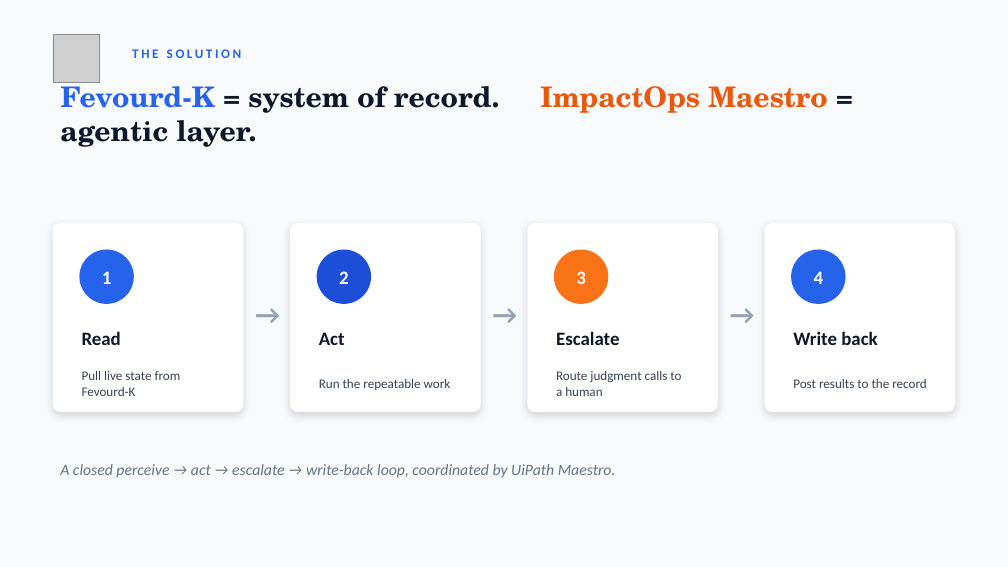
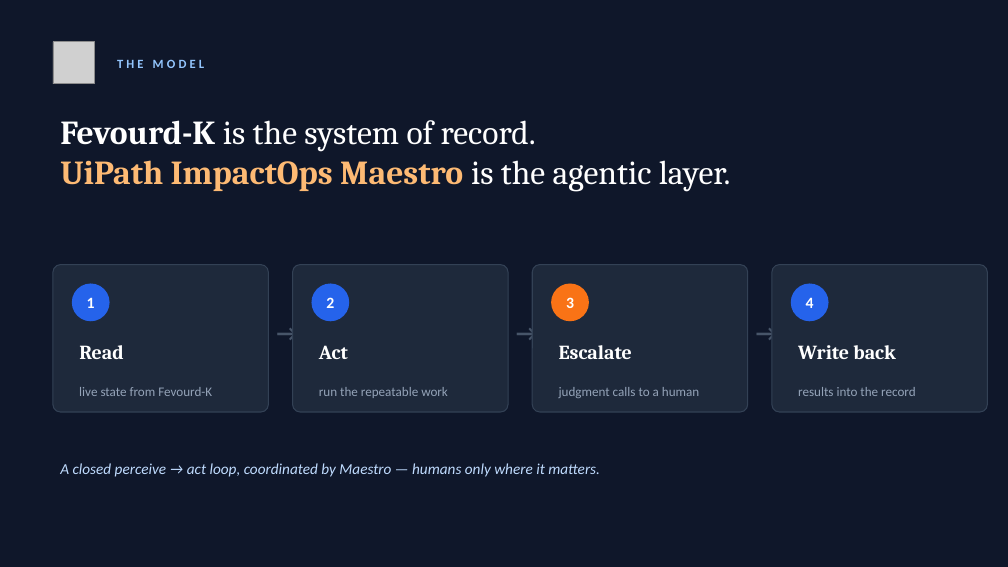
Before and after one commit to vikas-guru/fevourdk, a slide deck: slide 4 of docs/agenthack-deck.pptx. Drawn at 1008x567 pixels with LibreOffice and Linux fonts; fonts in the diff are those of the drawing; grey boxes stand for pictures. Boxes give left, top, right and bottom in pixels: in the first picture for what was removed or moved away, otherwise in the second. Text is boxed around its words. In the diff, an @@ line names an element or a change of style, - is before the commit and + after.

```diff
--- a/docs/agenthack-deck.pptx
+++ b/docs/agenthack-deck.pptx
@@ background #F8FAFC to #0F172A @@
@@ picture: place and size @@
-picture at (53,34,100,82)
+picture at (53,42,95,84)
@@ text at (117,59,204,68): text changed; size 12.5 to 12 pt; text colour #2563EB to #93C5FD @@
-THE SOLUTION
+THE MODEL
@@ text at (60,120,731,192): text changed; size 27 to 32 pt; font TeX Gyre Schola to Cambria; text colour #0F172A to #FFFFFF; bold off @@
-Fevourd-K = system of record. ImpactOps Maestro = agentic layer.
+Fevourd-K is the system of record.
+UiPath ImpactOps Maestro is the agentic layer.
@@ rounded rectangle: place and size @@
-rounded rectangle at (53,223,243,412)
+rounded rectangle at (53,265,268,412)
@@ rounded rectangle: place and size @@
-rounded rectangle at (290,223,481,412)
+rounded rectangle at (293,265,508,412)
@@ rounded rectangle: place and size @@
-rounded rectangle at (528,223,718,412)
+rounded rectangle at (532,265,748,412)
@@ fill #FFFFFF to #1E293B; outline none to #334155 1 pt; shadow off; proportions changed in 4 elements at (53,265,268,412), (293,265,508,412), (532,265,748,412), (772,265,988,412) @@
@@ rounded rectangle: place and size @@
-rounded rectangle at (765,223,955,412)
+rounded rectangle at (772,265,988,412)
@@ size 18 to 15 pt in 4 elements at (806,297,814,308), (566,297,574,308), (326,297,334,308), (87,297,95,308) @@
@@ text "1": place and size @@
-text "1" at (102,271,112,284)
+text "1" at (87,297,95,308)
@@ ellipse: place and size @@
-ellipse at (79,250,134,304)
+ellipse at (72,284,110,321)
@@ text "2": place and size @@
-text "2" at (339,271,349,284)
+text "2" at (326,297,334,308)
@@ ellipse: place and size @@
-ellipse at (317,250,371,304)
+ellipse at (312,284,349,321)
@@ ellipse at (312,284,349,321): fill #1D4ED8 to #2563EB @@
@@ text "3": place and size @@
-text "3" at (576,271,586,284)
+text "3" at (566,297,574,308)
@@ ellipse: place and size @@
-ellipse at (554,250,609,304)
+ellipse at (551,284,589,321)
@@ text "4": place and size @@
-text "4" at (814,271,824,284)
+text "4" at (806,297,814,308)
@@ ellipse: place and size @@
-ellipse at (791,250,845,304)
+ellipse at (791,284,829,321)
@@ text "→": place and size @@
-text "→" at (248,295,286,333)
+text "→" at (269,310,293,355)
@@ text "→": place and size @@
-text "→" at (485,295,523,333)
+text "→" at (509,310,533,355)
@@ size 26 to 22 pt, text colour #94A3B8 to #475569 in 3 elements at (269,310,293,355), (509,310,533,355), (749,310,773,355) @@
@@ text "→": place and size @@
-text "→" at (722,295,760,333)
+text "→" at (749,310,773,355)
@@ text "Read": place and size @@
-text "Read" at (82,331,121,345)
+text "Read" at (79,345,123,359)
@@ text "Act": place and size @@
-text "Act" at (319,332,345,345)
+text "Act" at (319,345,348,359)
@@ text "Escalate": place and size @@
-text "Escalate" at (556,331,619,345)
+text "Escalate" at (559,345,632,359)
@@ size 18 to 19 pt, font Calibri to Cambria, text colour #0F172A to #FFFFFF in 4 elements at (79,345,123,359), (319,345,348,359), (559,345,632,359), (798,345,895,359) @@
@@ text "Write back": place and size @@
-text "Write back" at (793,331,877,345)
+text "Write back" at (798,345,895,359)
@@ text at (79,387,212,396): text changed; text colour #334155 to #94A3B8 @@
-Pull live state from Fevourd-K
+live state from Fevourd-K
@@ text at (319,387,448,398): text changed; text colour #334155 to #94A3B8 @@
-Run the repeatable work
+run the repeatable work
@@ text at (559,387,699,398): text changed; text colour #334155 to #94A3B8 @@
-Route judgment calls to a human
+judgment calls to a human
@@ text at (798,387,916,396): text changed; text colour #334155 to #94A3B8 @@
-Post results to the record
+results into the record
@@ text at (60,463,600,477): text changed; size 15 to 14.5 pt; text colour #64748B to #BFDBFE @@
-A closed perceive → act → escalate → write-back loop, coordinated by UiPath Maestro.
+A closed perceive → act loop, coordinated by Maestro — humans only where it matters.
```
Also in this commit, not shown: 3 other slides changed, 9 slides added, 8 slides removed, 13 other files.
